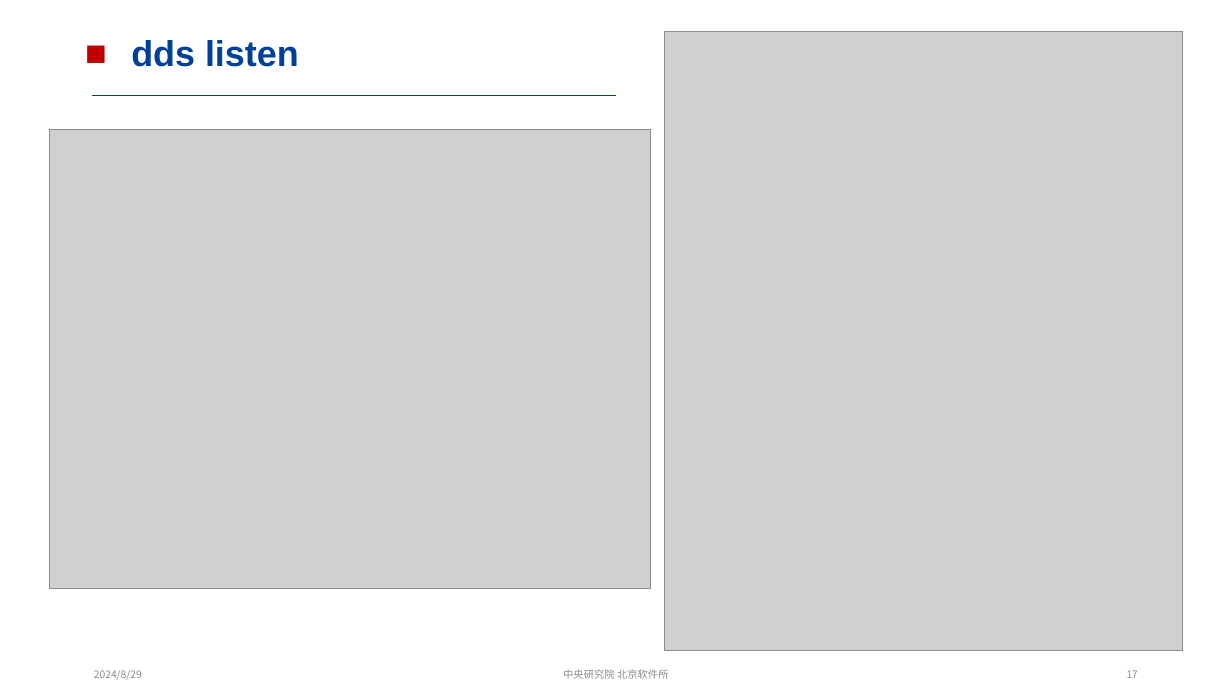
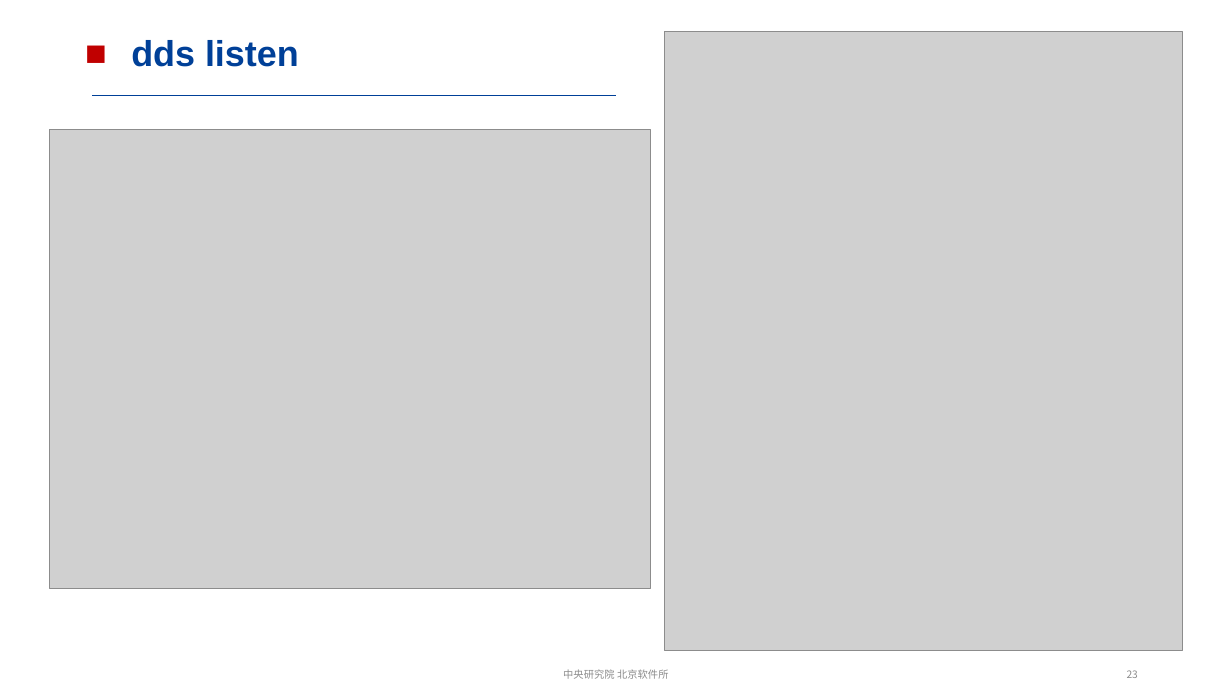
Before and after one commit to CXJ123-ai/-, a slide deck: slide 23 of CyberRT与cyclonedds通信.pptx (slide 17 before the commit). Drawn at 1232x693 pixels with LibreOffice and Linux fonts; fonts in the diff are those of the drawing; grey boxes stand for pictures. Boxes give left, top, right and bottom in pixels: in the first picture for what was removed or moved away, otherwise in the second. Text is boxed around its words. In the diff, an @@ line names an element or a change of style, - is before the commit and + after.

```diff
--- a/CyberRT与cyclonedds通信.pptx
+++ b/CyberRT与cyclonedds通信.pptx
@@ text removed at (94, 670, 142, 680) @@
-2024/8/29
@@ page number at (1127, 670, 1138, 678): text changed @@
-17
+23
```
Also in this commit, not shown: 15 other slides changed, 9 slides added, 1 slide removed.
